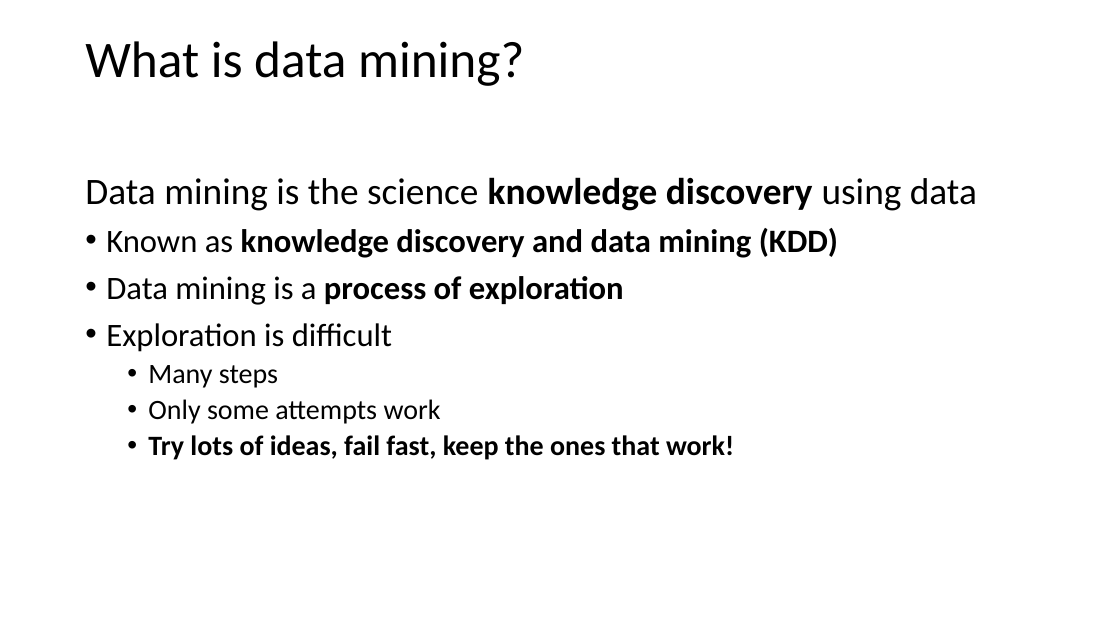
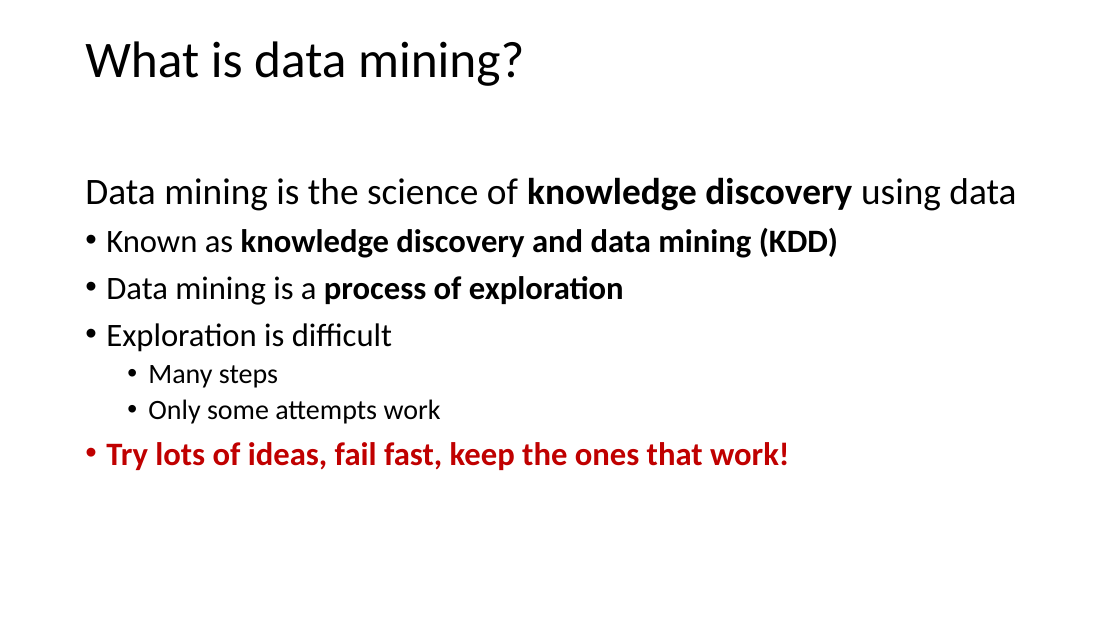
Before and after one commit to StephenElston/CSCI-E-108, a slide deck: slide 2 of slides/1_Introduction.pptx. Drawn at 1120x630 pixels with LibreOffice and Linux fonts; fonts in the diff are those of the drawing. Boxes give left, top, right and bottom in pixels: in the first picture for what was removed or moved away, otherwise in the second. Text is boxed around its words. In the diff, an @@ line names an element or a change of style, - is before the commit and + after.

Commit message:
Initial commit of data sources document

```diff
--- a/slides/1_Introduction.pptx
+++ b/slides/1_Introduction.pptx
@@ text at box(85, 177, 1016, 211): text changed @@
-Data mining is the science knowledge discovery using data
+Data mining is the science of knowledge discovery using data
@@ text at box(106, 442, 789, 470): size 24 to 28 pt, text colour #000000 to #C00000 in "Try lots of ideas, fail fast, keep ..."; list level 2 to 1 in "Try lots of ideas, fail ..." @@
```
Also in this commit, not shown: 1 other slide changed, 1 other file.
